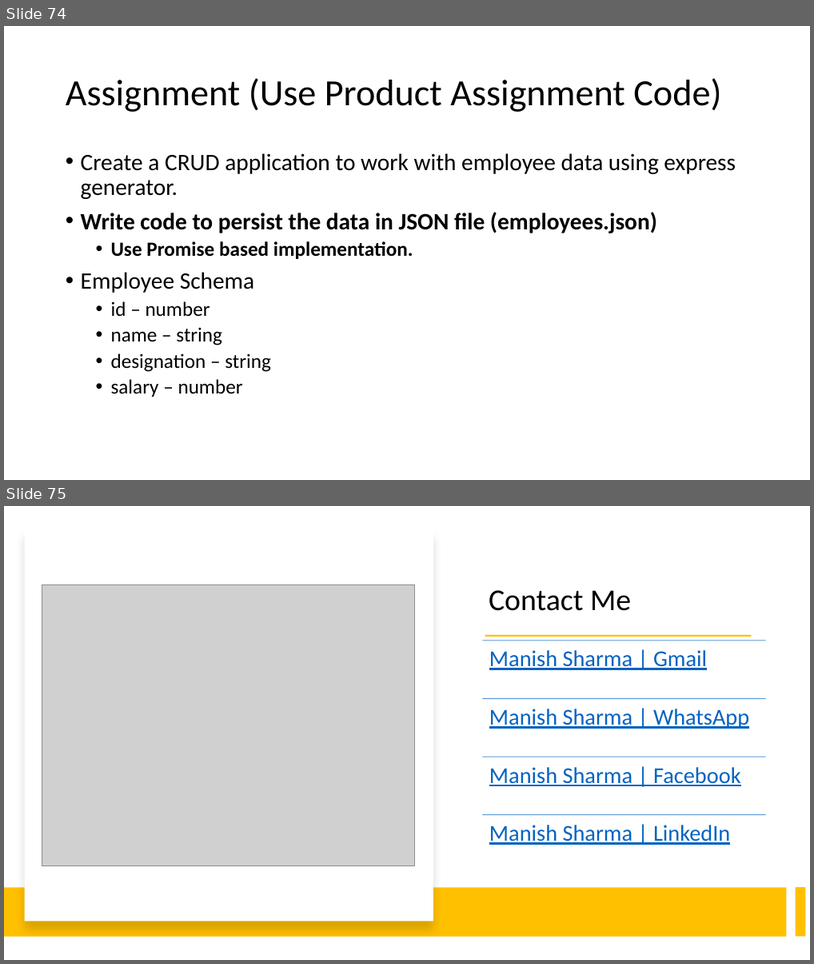
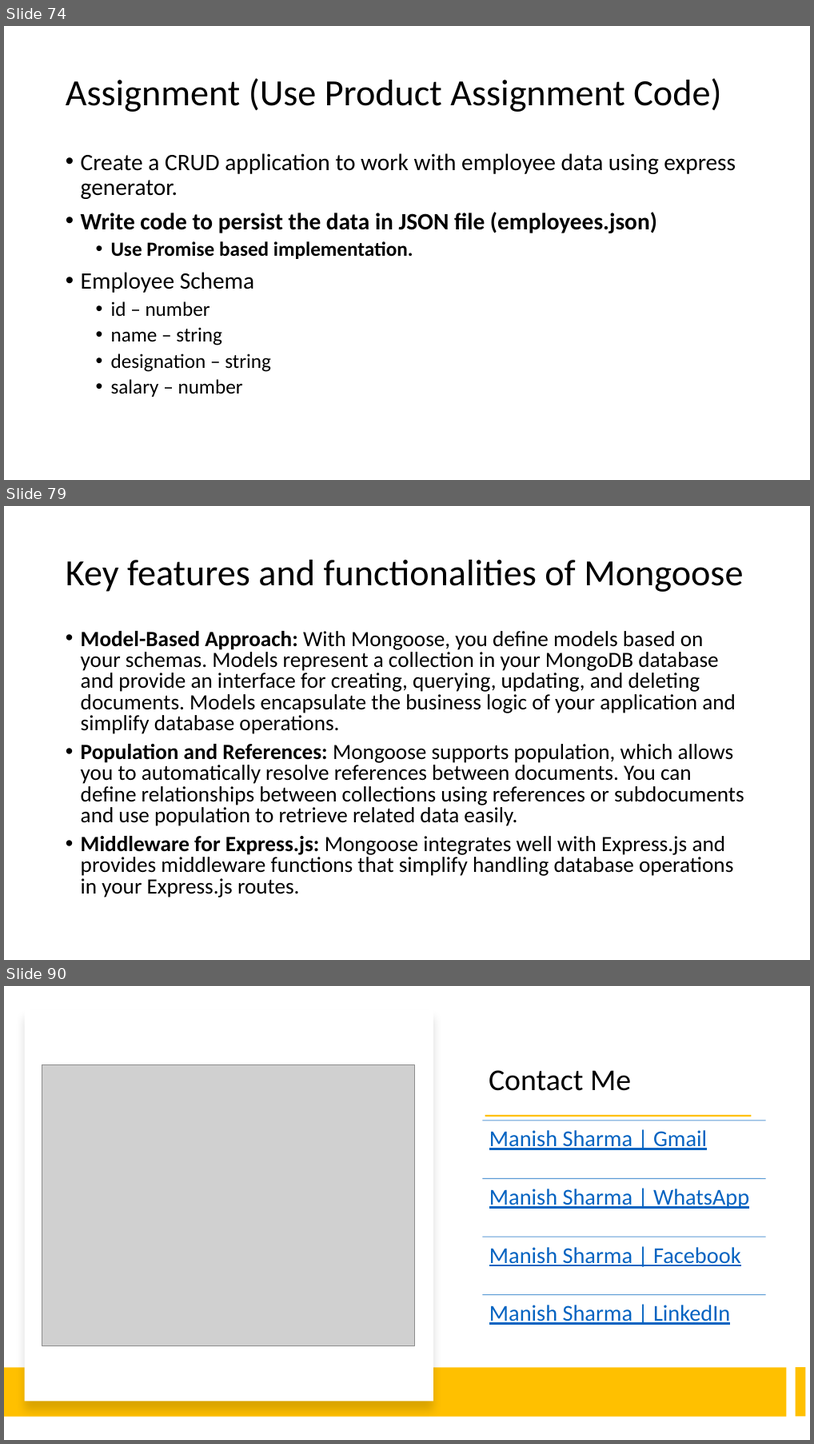
Before and after one commit to explore-with-manish/im-jan24, a slide deck: Node/Notes/Node.pptx. Shown one above the other, each under a label of ours: slides 74 and 75 before the commit, slides 74, 79 and 90 after it; the slides between them are not shown. The pictures are 814x964 and 814x1444 pixels, drawn with LibreOffice and Linux fonts; fonts in the diff are those of the drawing; grey boxes stand for pictures. Boxes give left, top, right and bottom in pixels: in the first picture for what was removed or moved away, otherwise in the second. Text is boxed around its words. In the diff, an @@ line names an element or a change of style, - is before the commit and + after.

```diff
--- a/Node/Notes/Node.pptx
+++ b/Node/Notes/Node.pptx
@@ slide 79 added at (x1=4, y1=506, x2=810, y2=960), background #FFFFFF @@
@@ title added at (x1=66, y1=560, x2=743, y2=592), 44 pt, text #000000 @@
+Key features and functionalities of Mongoose
@@ text added at (x1=81, y1=631, x2=745, y2=897), 25.9 pt, text #000000 @@
+• Model-Based Approach: With Mongoose, you define models based on your schemas. Models represent a collection in your MongoDB database and provide an interface for creating, querying, updating, and deleting documents. Models encapsulate the business logic of your application and simplify database operations.
+• Population and References: Mongoose supports population, which allows you to automatically resolve references between documents. You can define relationships between collections using references or subdocuments and use population to retrieve related data easily.
+• Middleware for Express.js: Mongoose integrates well with Express.js and provides middleware functions that simplify handling database operations in your Express.js routes.
@@ what was slide 75 is now slide 90 @@
```
Also in this commit, not shown: 14 other slides added, 20 other files.
